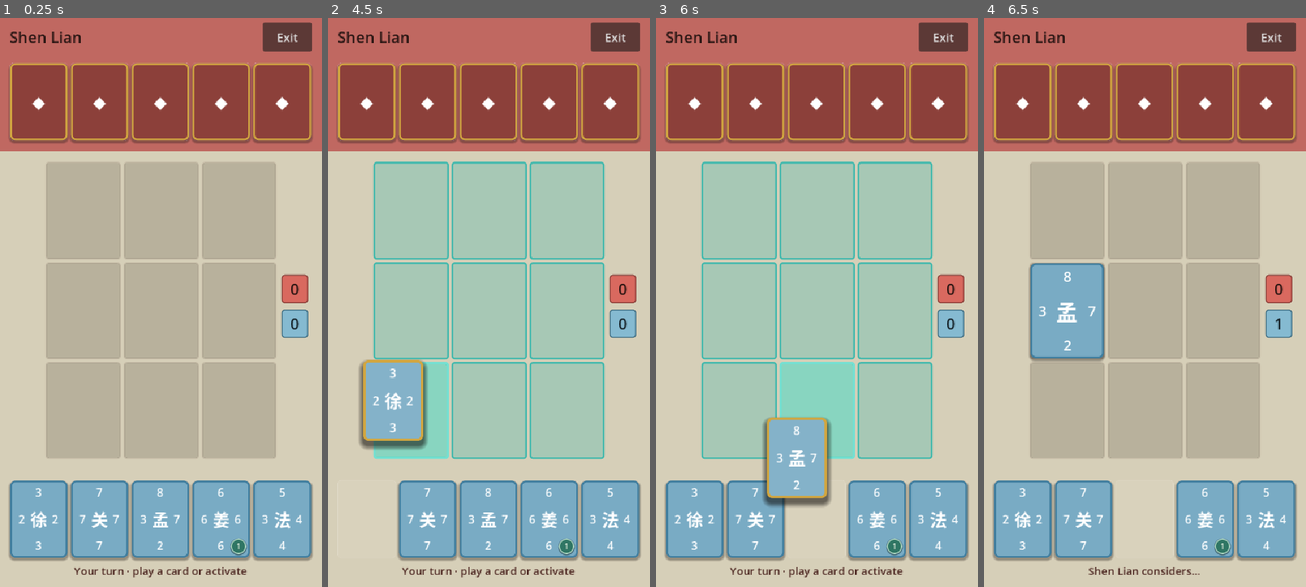
Above: before the commit, frames 1-4 (left to right).
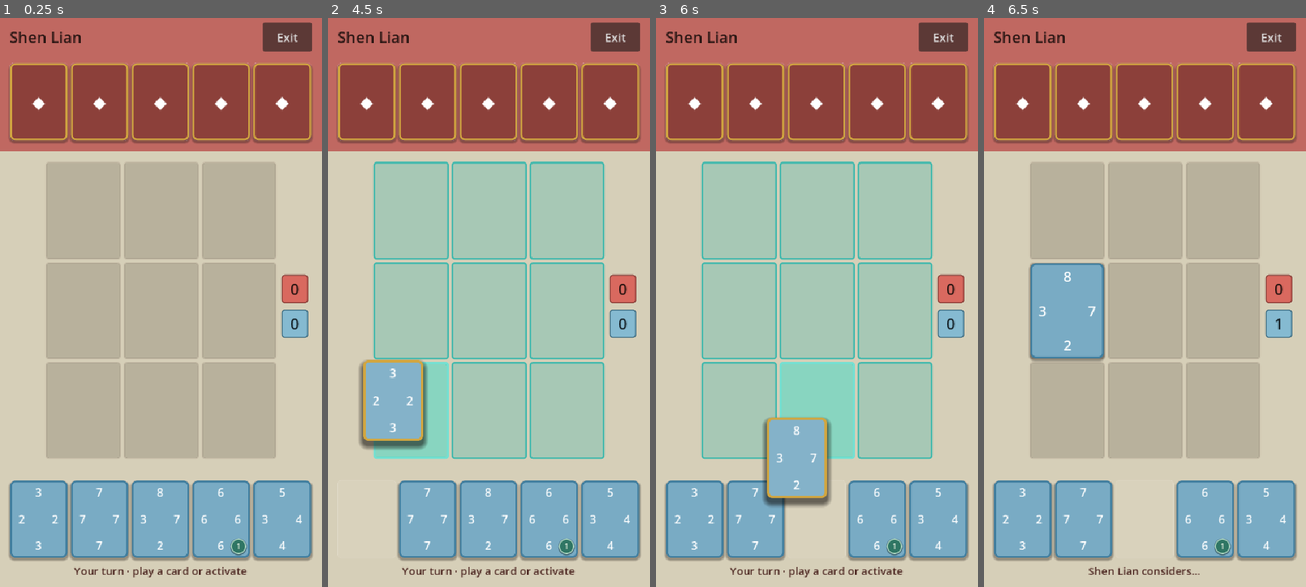
Above: after the commit, the same moments.

Repository: YLMstring/WuXiaCard
Game: Godot game, scene res://main.tscn
The game is run twice, just before and just after one commit, with the same random seed, the same clock (stepped at 60 frames per second) and the same inputs.
Inputs (mouse positions are in pixels of both pictures, inside the frame that each line leads up to):
- Up to frame 1 (0.25 s): no input
- Up to frame 2 (4.5 s): tap Enter at 0.5, 2, 3.5 s; drag from (366, 103) to (521, 171) at 0.52 s; tap Space at 1.25, 2.75, 4.25 s; drag from (427, 103) to (472, 416) at 1.27 s; move the mouse to (489, 103) at 2.02 s; click (489, 103) at 2.17 s; drag from (550, 103) to (392, 217) at 2.77 s; drag from (611, 103) to (505, 302) at 3.52 s; drag from (366, 518) to (440, 154) at 4.27 s
- Up to frame 3 (6 s): move the mouse to (755, 518) at 5.02 s; click (755, 518) at 5.17 s; drag from (817, 518) to (752, 330) at 5.77 s
- Up to frame 4 (6.5 s): no input

The runs differ from the first frame. In frame 1, 0.5% of the frame differs, in the area x 9-91%, y 86-90%; in frame 2, 0.5%; in frame 3, 0.5%; in frame 4, 0.5%, in the area x 9-91%, y 50-90%.

Commit message:
Remove card titles

Diff:
--- a/scripts/card_view.gd
+++ b/scripts/card_view.gd
@@ -69,29 +69,6 @@
 
 func is_face_down() -> bool:
 	return face_down
-
-
-static func format_vertical_title(raw_title: String) -> String:
-	var character_count: int = raw_title.length()
-	if character_count <= 0:
-		return "?"
-	if character_count <= MAX_TITLE_ROWS:
-		var single_column: Array[String] = []
-		for index: int in character_count:
-			single_column.append(raw_title.substr(index, 1))
-		return "\n".join(single_column)
-
-	var left_column_count: int = ceili(character_count / 2.0)
-	var right_column_count: int = character_count - left_column_count
-	var rows: Array[String] = []
-	for row: int in left_column_count:
-		var row_text: String = raw_title.substr(row, 1) + FULL_WIDTH_SPACE
-		if row < right_column_count:
-			row_text += raw_title.substr(left_column_count + row, 1)
-		else:
-			row_text += FULL_WIDTH_SPACE
-		rows.append(row_text)
-	return "\n".join(rows)
 
 
 func _refresh_face_content() -> void:
@@ -107,7 +84,7 @@
 	ki_value.text = str(ki)
 	ki_badge.visible = not face_down and (ki > 0 or has_ki_ability)
 	ki_badge.modulate = Color.WHITE if ki > 0 else Color(0.55, 0.62, 0.59, 0.72)
-	art_placeholder.text = CARD_BACK_GLYPH if face_down else format_vertical_title(str(card_data.get("glyph", "?")))
+	art_placeholder.text = CARD_BACK_GLYPH if face_down else ""
 	_update_title_font_size()
 	tooltip_text = ""
 
